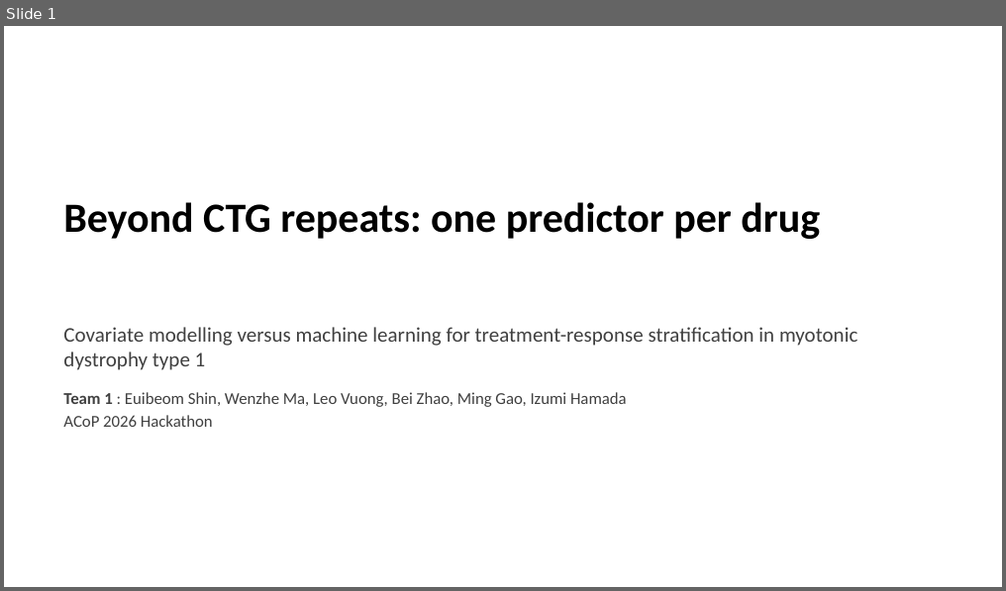
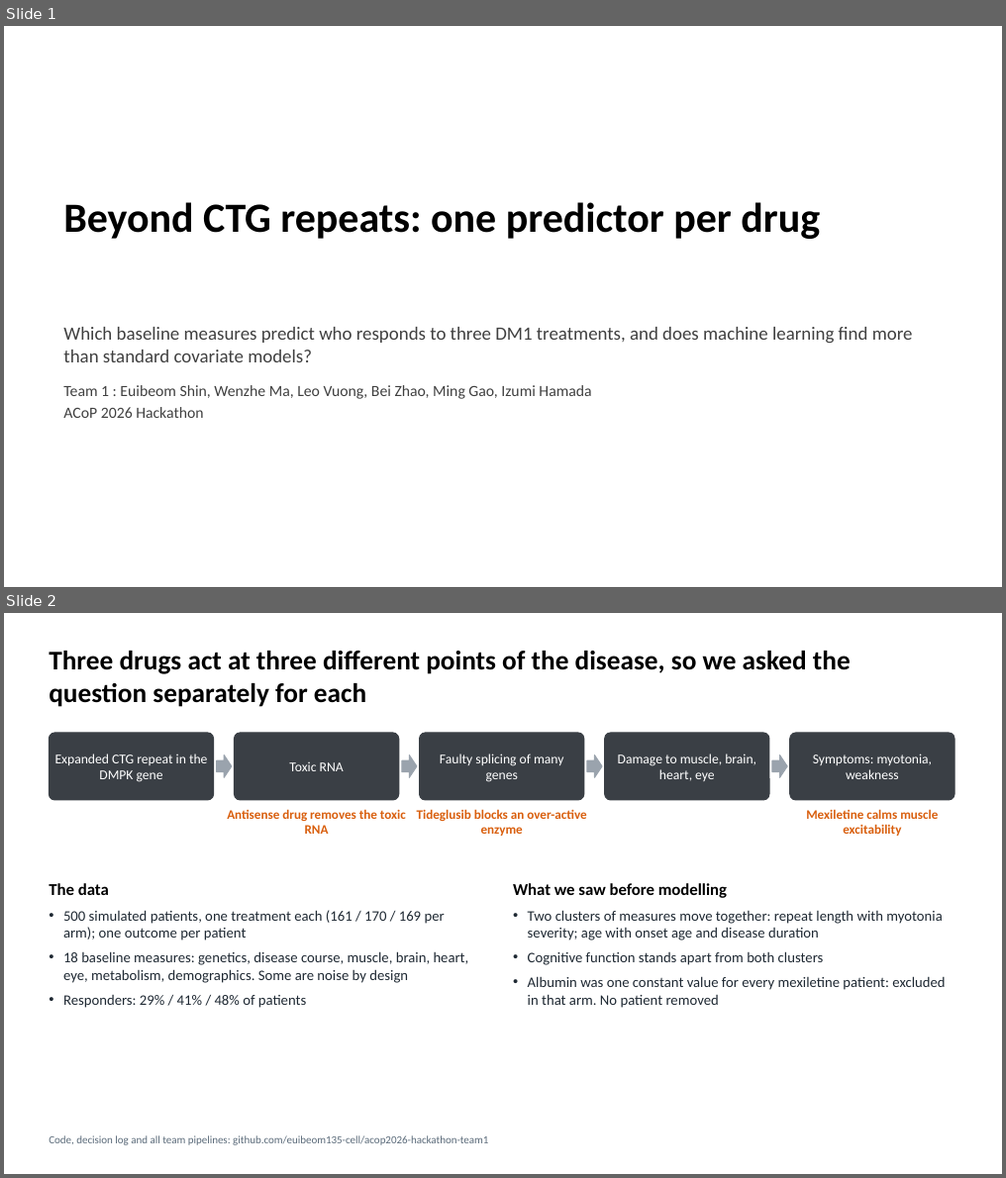
Before and after one commit to euibeom135-cell/acop2026-hackathon-team1, a slide deck: slides/Team1_DM1_slides.pptx. Shown one above the other, each under a label of ours: slide 1 before the commit, slides 1 and 2 after it. The pictures are 1006x591 and 1006x1178 pixels, drawn with LibreOffice and Linux fonts; fonts in the diff are those of the drawing. Boxes give left, top, right and bottom in pixels: in the first picture for what was removed or moved away, otherwise in the second. Text is boxed around its words. In the diff, an @@ line names an element or a change of style, - is before the commit and + after.

```diff
--- a/slides/Team1_DM1_slides.pptx
+++ b/slides/Team1_DM1_slides.pptx
@@ slide 2 added at (4,613,1002,1174), background #FFFFFF @@
@@ title added at (49,651,850,707), 26 pt, text #000000, bold @@
+Three drugs act at three different points of the disease, so we asked the question separately for each
@@ rounded rectangle added at (49,733,214,800), fill #3A3F45, outline #3A3F45 1 pt @@
@@ text added at (55,754,208,782), 13 pt, text #FFFFFF @@
+Expanded CTG repeat in the DMPK gene
@@ right arrow added at (217,756,232,777), fill #9AA3AD, outline #9AA3AD 1 pt @@
@@ rounded rectangle added at (235,733,399,800), fill #3A3F45, outline #3A3F45 1 pt @@
@@ right arrow added at (402,756,417,777), fill #9AA3AD, outline #9AA3AD 1 pt @@
@@ rounded rectangle added at (420,733,584,800), fill #3A3F45, outline #3A3F45 1 pt @@
@@ text added at (440,754,563,782), 13 pt, text #FFFFFF @@
+Faulty splicing of many genes
@@ right arrow added at (587,756,602,777), fill #9AA3AD, outline #9AA3AD 1 pt @@
@@ rounded rectangle added at (605,733,770,800), fill #3A3F45, outline #3A3F45 1 pt @@
@@ text added at (618,754,756,781), 13 pt, text #FFFFFF @@
+Damage to muscle, brain, heart, eye
@@ right arrow added at (773,756,788,777), fill #9AA3AD, outline #9AA3AD 1 pt @@
@@ rounded rectangle added at (790,733,954,800), fill #3A3F45, outline #3A3F45 1 pt @@
@@ text added at (813,754,933,779), 13 pt, text #FFFFFF @@
+Symptoms: myotonia, weakness
@@ text added at (289,762,344,771), 13 pt, text #FFFFFF @@
+Toxic RNA
@@ text added at (227,809,406,834), 12.5 pt, text #D95F0E, bold @@
+Antisense drug removes the toxic RNA
@@ text added at (417,809,586,836), 12.5 pt, text #D95F0E, bold @@
+Tideglusib blocks an over-active enzyme
@@ text added at (806,809,938,836), 12.5 pt, text #D95F0E, bold @@
+Mexiletine calms muscle excitability
@@ text added at (49,883,109,895), 16 pt, text #000000, bold @@
+The data
@@ text added at (513,883,727,898), 16 pt, text #000000, bold @@
+What we saw before modelling
@@ text added at (63,910,469,1008), 14 pt, text #1F2933 @@
+• 500 simulated patients, one treatment each (161 / 170 / 169 per arm); one outcome per patient
+• 18 baseline measures: genetics, disease course, muscle, brain, heart, eye, metabolism, demographics. Some are noise by design
+• Responders: 29% / 41% / 48% of patients
@@ text added at (528,910,944,1008), 14 pt, text #1F2933 @@
+• Two clusters of measures move together: repeat length with myotonia severity; age with onset age and disease duration
+• Cognitive function stands apart from both clusters
+• Albumin was one constant value for every mexiletine patient: excluded in that arm. No patient removed
@@ text added at (49,1136,488,1146), 10.5 pt, text #5B6B7A @@
+Code, decision log and all team pipelines: github.com/euibeom135-cell/acop2026-hackathon-team1
@@ slide 1 changed as well @@
@@ text at (63,327,913,363): text changed; size 20 to 18 pt @@
-Covariate modelling versus machine learning for treatment-response stratification in myotonic dystrophy type 1
+Which baseline measures predict who responds to three DM1 treatments, and does machine learning find more than standard covariate models?
@@ text at (63,385,591,418): size 16 to 15 pt in "Team 1 : Euibeom Shin, Wenzhe Ma, ...", "ACoP 2026 Hackathon"; bold off in "Team 1" @@
```
Also in this commit, not shown: 5 other slides changed, 6 other slides added, 4 slides removed, 3 other files.
